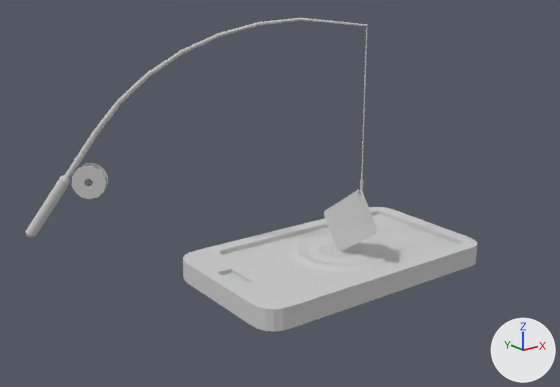
A saved change to the FBX model content/models/control/animations/VishingAnim.FBX.
The view is the same before and after, from a camera (50 mm lens) standing at (-1.99, -2.5, 1.54) and looking at (-0.02, -0.04, 0.55). Lighting does not change. The marker at lower right points along +X, +Y and +Z. Both versions are drawn at frame 31 of the action 'Take 001'; the numbers are the values there.

Names of what the first picture shows: 'HackersAttack_01_Vishing'.
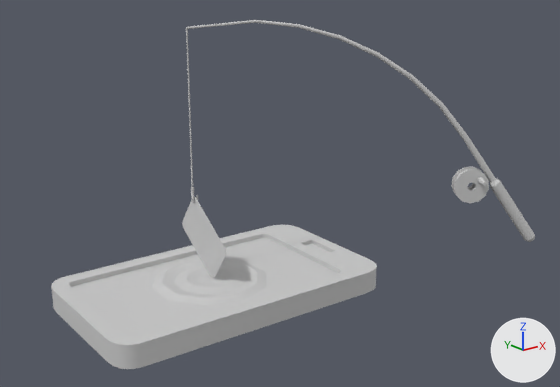
The edits, one by one:
Object 'HackersAttack_01_Vishing' (ob_hackersattack_01_vishing) turns from (0, 0, -2.5) to (0, 0, 178) degrees about x, y and z.

Boxes [x1, y1, x2, y2] around the edits, measured in the pictures (560 x 387 px):
'HackersAttack_01_Vishing', turned
    before: [25, 18, 477, 332]
    after: [51, 20, 535, 369]
